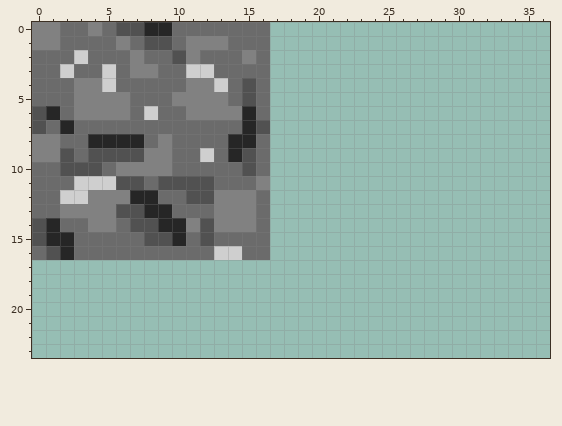
A sprite sheet gets an edit: project/public/textures/textures.png. Above, as it was before the edit.
The file is 256x256 pixels. Colours within 5 levels of each other are drawn and written as one. Shown: x 0..36, y 0..23.
New version:
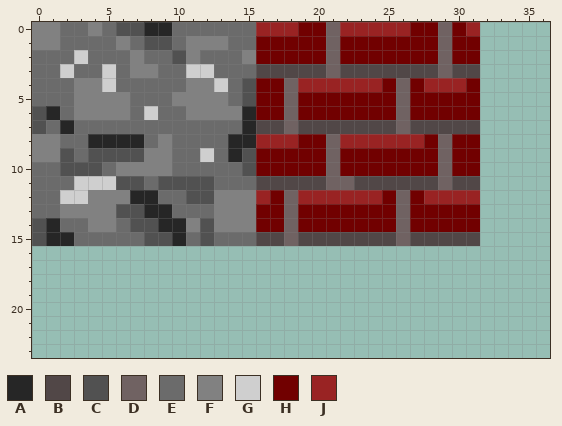
Palette (. is transparent): A #262626  B #514747  C #515151  D #706262  E #6b6b6b  F #818181  G #cfcfcf  H #710000  J #992323
Author's note on the commit: add support for different types and textures of blocks.
Change:
@@ x 0..36 @@
- 0 FFEEFECCAAEEEEEEE....................
- 1 FFEEEEFECCEFFFEEE....................
- 2 EEEGEEEFEECFEEEFE....................
- 3 EEGEEGEFFEEGGEEEE....................
- 4 EEEFFGEEEEEFFGECE....................
- 5 EEEFFFFEEEFFFFECE....................
- 6 CAEFFFFEGEEFFFFAE....................
- 7 CEAEEEEEEEEEEEEAC....................
- 8 FFEEAAAAEFEEEEAAE....................
- 9 FFCECCCCFFEEGEACE....................
-10 EECCCEFFFFEEEEECE....................
-11 EEEGGGCCECCCCEEEF....................
-12 EEGGFFFAAEECCFFFE....................
-13 EEFFFFCCAAEEEFFFE....................
-14 CAEEFFECCAAFCFFFE....................
-15 CAAEEEEECCAECEEEE....................
-16 ECAEEEEEEEEEEGGEE....................
+ 0 FFEEFECCAAEEEEEEJJJHHDJJJJJHHDHJ.....
+ 1 FFEEEEFECCEFFFEEHHHHHDHHHHHHHDHH.....
+ 2 EEEGEEEFEECFEEEFHHHHHDHHHHHHHDHH.....
+ 3 EEGEEGEFFEEGGEEEBBBBBDBBBBBBBDBB.....
+ 4 EEEFFGEEEEEFFGECHHDJJJJJJHDHJJJH.....
+ 5 EEEFFFFEEEFFFFECHHDHHHHHHHDHHHHH.....
+ 6 CAEFFFFEGEEFFFFAHHDHHHHHHHDHHHHH.....
+ 7 CEAEEEEEEEEEEEEABBDBBBBBBBDBBBBB.....
+ 8 FFEEAAAAEFEEEEAAJJJHHDJJJJJJHDHH.....
+ 9 FFCECCCCFFEEGEACHHHHHDHHHHHHHDHH.....
+10 EECCCEFFFFEEEEECHHHHHDHHHHHHHDHH.....
+11 EEEGGGCCECCCCEEEBBBBBDDBBBBBBDBB.....
+12 EEGGFFFAAEECCFFFJHDJJJJJJHDHJJJJ.....
+13 EEFFFFCCAAEEEFFFHHDHHHHHHHDHHHHH.....
+14 CAEEFFECCAAFCFFFHHDHHHHHHHDHHHHH.....
+15 CAAEEEEECCAECEEEBBDBBBBBBBDBBBBB.....
+16 .....................................
 17 .....................................
Boxes around the changes in both pictures, in picture pixels (x1, y1, x2, y2):
changed: (32, 22, 480, 260)
